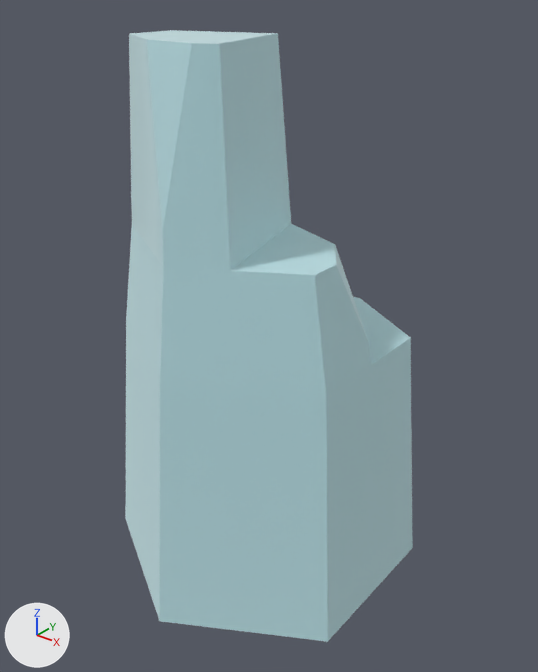
The glTF model public/models/nf2/nature/stone_tallG.glb: old version first, new version second.
The view is the same before and after, from a 50 mm lens placed at (0.624, -0.77, 0.799), pointed at (0.01, -0.003, 0.324). Lighting does not change. The marker at lower left points along +X, +Y and +Z. The older version comes first. Where no turn or scale is listed for an object, it has been applied to the vertices.

In view in the first picture: 'stone_tallG'.
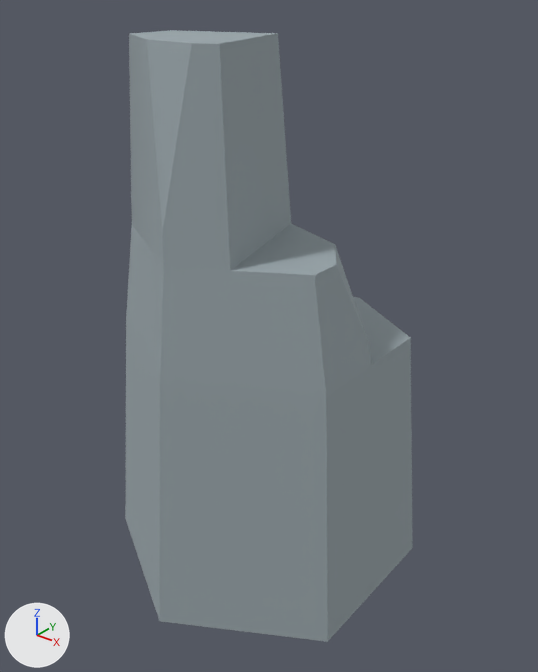
Changed parts and their boxes [x1, y1, x2, y2] in the pictures (538 x 672 px):
```json
{"object": "stone_tallG", "change": "recoloured, surface changed", "before": [125, 30, 413, 642], "after": [125, 30, 413, 642], "on screen": "pale blue to grey"}
```

The change, as JSON lines over the scene's bpy script:
```json
{"op": "set", "path": "mat_stone.metallic", "old": "1.0", "new": "0.0"}
{"op": "set", "path": "mat_stone.base_color", "old": "(0.722, 0.886, 0.91)", "new": "(0.323, 0.381, 0.407)", "note": "pale blue #ddf2f5 -> grey #9aa6ab"}
{"op": "remove", "block": "ob_tmpparent", "code": ["ob_tmpparent = bpy.data.objects.new('tmpParent', None)", "ob_tmpparent.location = (0.0, 0.0, 0.0)"]}
```
